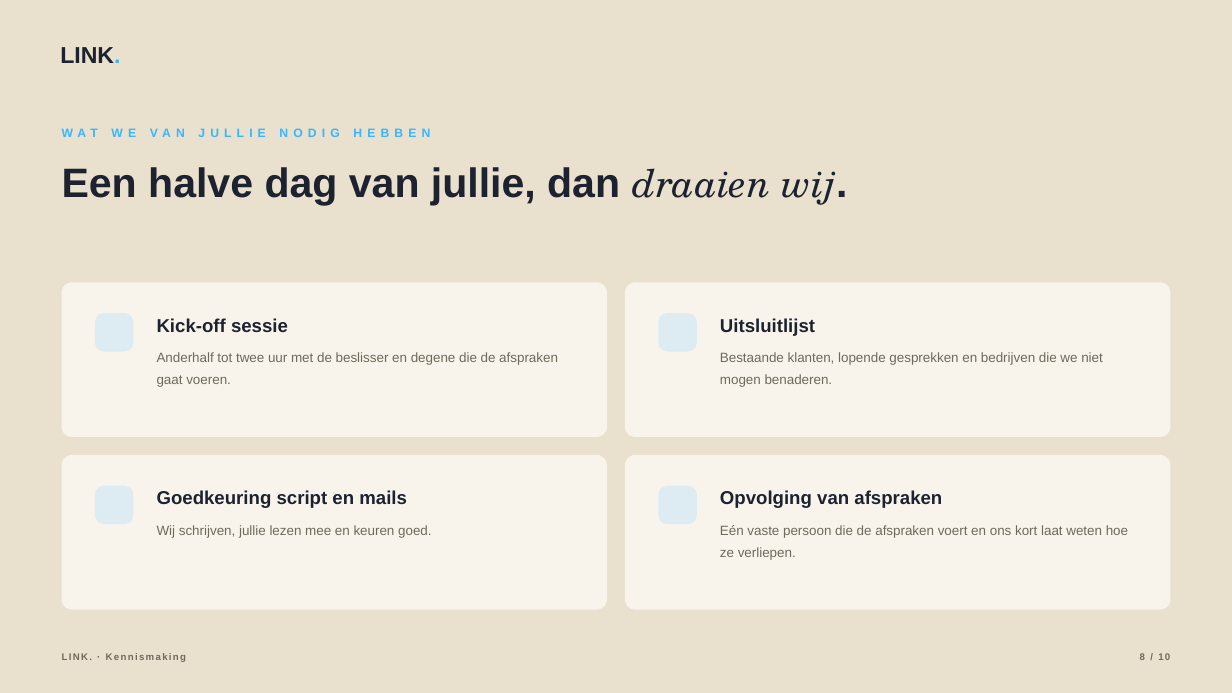
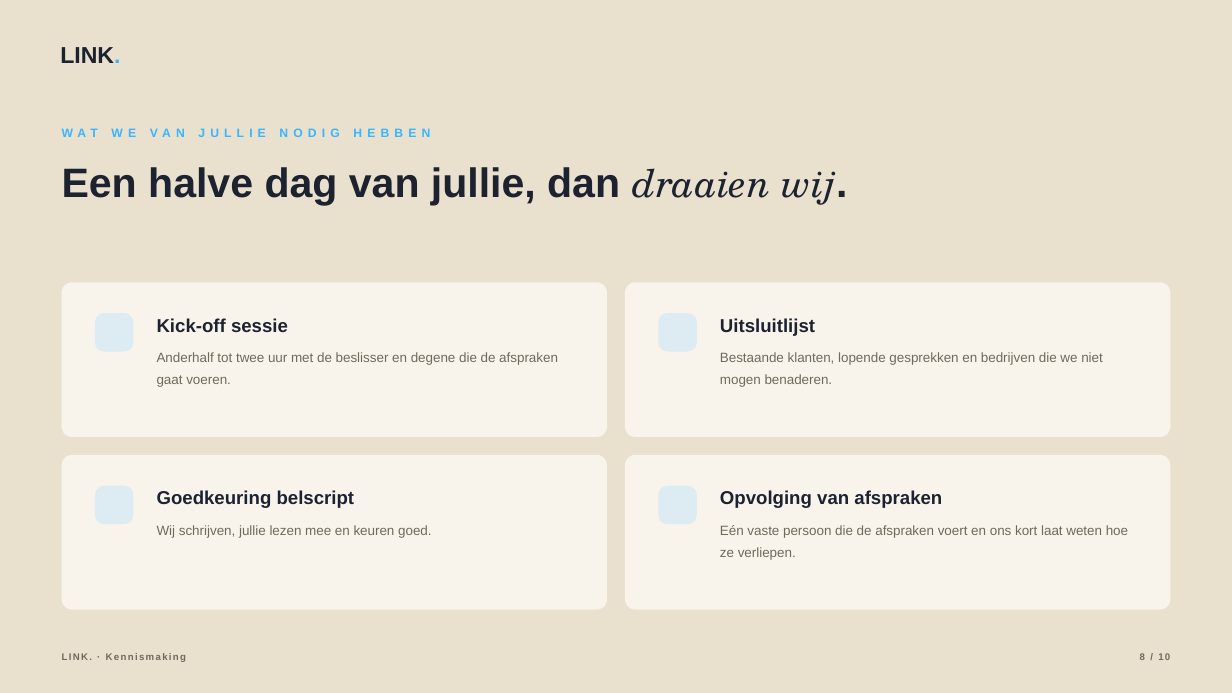
Before and after one commit to hens-lang/Test, a slide deck: slide 8 of output/LINK. kennismaking.pptx. Drawn at 1232x693 pixels with LibreOffice and Linux fonts; fonts in the diff are those of the drawing; background and template pictures are left out. Boxes give left, top, right and bottom in pixels: in the first picture for what was removed or moved away, otherwise in the second. Text is boxed around its words. In the diff, an @@ line names an element or a change of style, - is before the commit and + after.

```diff
--- a/output/LINK. kennismaking.pptx
+++ b/output/LINK. kennismaking.pptx
@@ text at (157, 490, 355, 508): text changed @@
-Goedkeuring script en mails
+Goedkeuring belscript
```
Also in this commit, not shown: 6 other slides changed, 17 other files.
